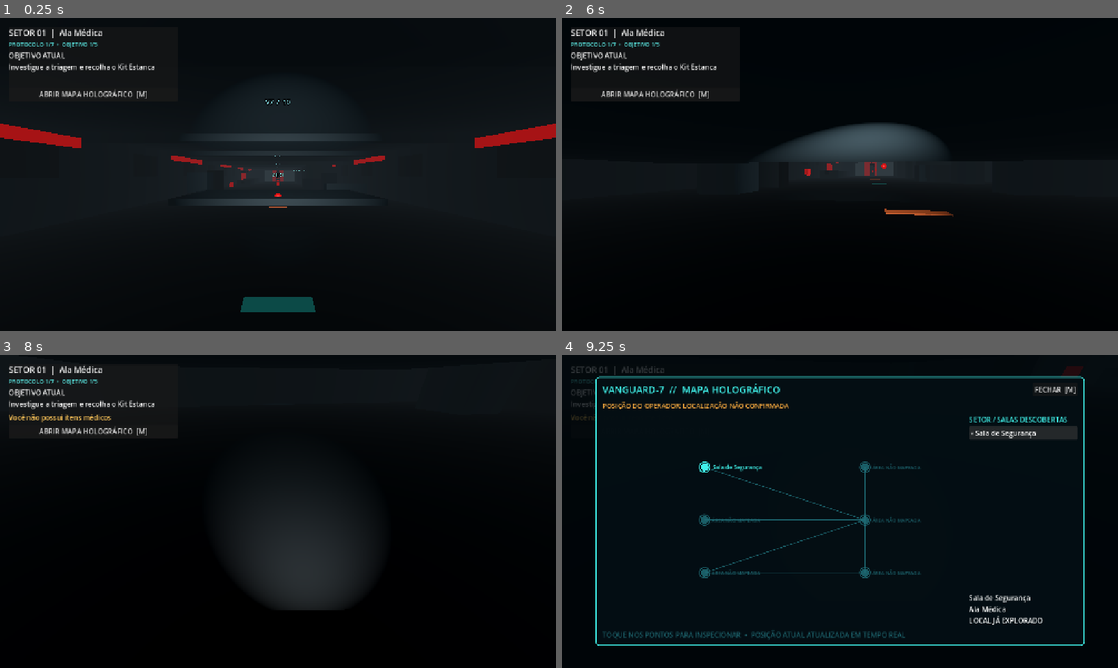
Above: before the commit, frames 1-4 (two rows, left to right).
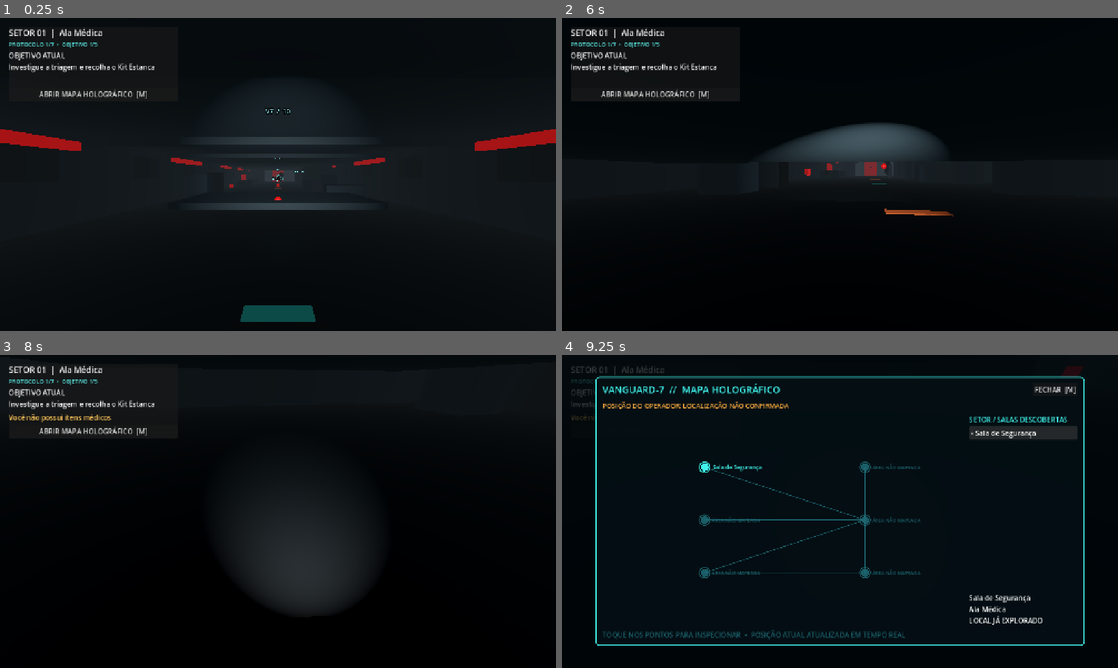
Above: after the commit, the same moments.

Repository: Dracko8891/NEWBORN
Game: Godot game, scene res://scenes/main.tscn
Same seed, same stepped clock (60 frames per second), same inputs: the game is played once before the commit and once after it.
Inputs (mouse positions are in pixels of both pictures, inside the frame that each line leads up to):
- Up to frame 1 (0.25 s): no input
- Up to frame 2 (6 s): tap Enter at 0.5 s; move the mouse to (867, 174) at 0.52 s; hold C (crouch) 0.53-1.28 s; hold W (move_forward) 0.53-5 s; click (867, 174) at 0.67 s; move the mouse to (812, 174) at 1.27 s; tap X (dynamo) at 1.35 s; move the mouse to (851, 168) at 2.02 s; hold L (flashlight) 2.03-2.78 s; move the mouse to (834, 180) at 2.77 s; tap F (interact) at 2.85 s; click (834, 180) at 2.92 s; move the mouse to (878, 177) at 3.52 s; tap Ctrl (slide) at 3.6 s; move the mouse to (795, 171) at 4.27 s; tap Shift (sprint) at 4.35 s; click "ABRIR MAPA HOLOGRÁFICO [M]" at 5 s; click "FECHAR [M]" at 5.75 s
- Up to frame 3 (8 s): move the mouse to (283, 511) at 6.52 s; hold W (move_forward) 6.53-7.28 s; hold B (use_battery) 6.53-7.28 s; click (283, 511) at 6.67 s; tap Space at 7.25 s; move the mouse to (255, 505) at 7.27 s; hold D (move_right) from 7.28 s (still down); tap H (use_medical) at 7.35 s
- Up to frame 4 (9.25 s): tap Enter at 8 s; move the mouse to (867, 511) at 8.02 s; release D (move_right) at 8.03 s; hold W (move_forward) 8.03-8.75 s; tap M at 8.1 s; click "• Sala de Segurança" at 8.75 s

The runs differ from the first frame. In frame 1, 2.9% of the frame differs, in the area x 0-100%, y 25-98%; in frame 2, less than 0.1%; in frame 3, less than 0.1%; in frame 4, nothing differs.

Commit message:
Preload chapter assets and bake navigation during loading screen

Diff:
--- a/chapters/campaign_level.gd
+++ b/chapters/campaign_level.gd
@@ -5,8 +5,11 @@
 const MAT_FLOOR := preload("res://materials/medical_floor.tres")
 const MAT_ALERT := preload("res://materials/emergency_red.tres")
 const Campaign = preload("res://systems/campaign_data.gd")
+const NavMeshDirector = preload("res://systems/navmesh_director.gd")
 
 func _ready() -> void:
+	var loading_layer := _create_initial_loading_screen()
+	await GameState.wait_for_preloads()
 	_ensure_environment()
 	# The main scene is the resume entry point; continue from the saved chapter.
 	if chapter_number == 1 and GameState.chapter > 1:
@@ -29,6 +32,27 @@
 	_build_objectives()
 	_build_chapter_puzzle_stations()
 	_spawn_hunter()
+	await NavMeshDirector.garantir_navegacao_capitulo(self)
+	loading_layer.queue_free()
+
+func _create_initial_loading_screen() -> CanvasLayer:
+	var layer := CanvasLayer.new()
+	layer.name = "InitialLoadingScreen"
+	layer.layer = 120
+	add_child(layer)
+	var background := ColorRect.new()
+	background.color = Color(0.008, 0.012, 0.018, 1.0)
+	background.set_anchors_and_offsets_preset(Control.PRESET_FULL_RECT)
+	layer.add_child(background)
+	var title := Label.new()
+	title.text = "PROTOCOLO NEWBORN\nCARREGANDO RECURSOS E NAVEGAÇÃO..."
+	title.horizontal_alignment = HORIZONTAL_ALIGNMENT_CENTER
+	title.vertical_alignment = VERTICAL_ALIGNMENT_CENTER
+	title.set_anchors_and_offsets_preset(Control.PRESET_FULL_RECT)
+	title.add_theme_font_size_override("font_size", 24)
+	title.add_theme_color_override("font_color", Color(0.35, 0.9, 0.88))
+	background.add_child(title)
+	return layer
 
 func _make_box(label: String, pos: Vector3, size: Vector3, mat: Material, solid: bool = true) -> void:
 	var node: Node3D = StaticBody3D.new() if solid else Node3D.new()
@@ -75,7 +99,7 @@
 		_spawn_player()
 
 func _spawn_player() -> void:
-	var player_scene := load("res://scenes/player.tscn")
+	var player_scene := GameState.get_cached_resource("res://scenes/player.tscn") as PackedScene
 	if player_scene != null:
 		var p: Node3D = player_scene.instantiate()
 		p.name = "Player"
